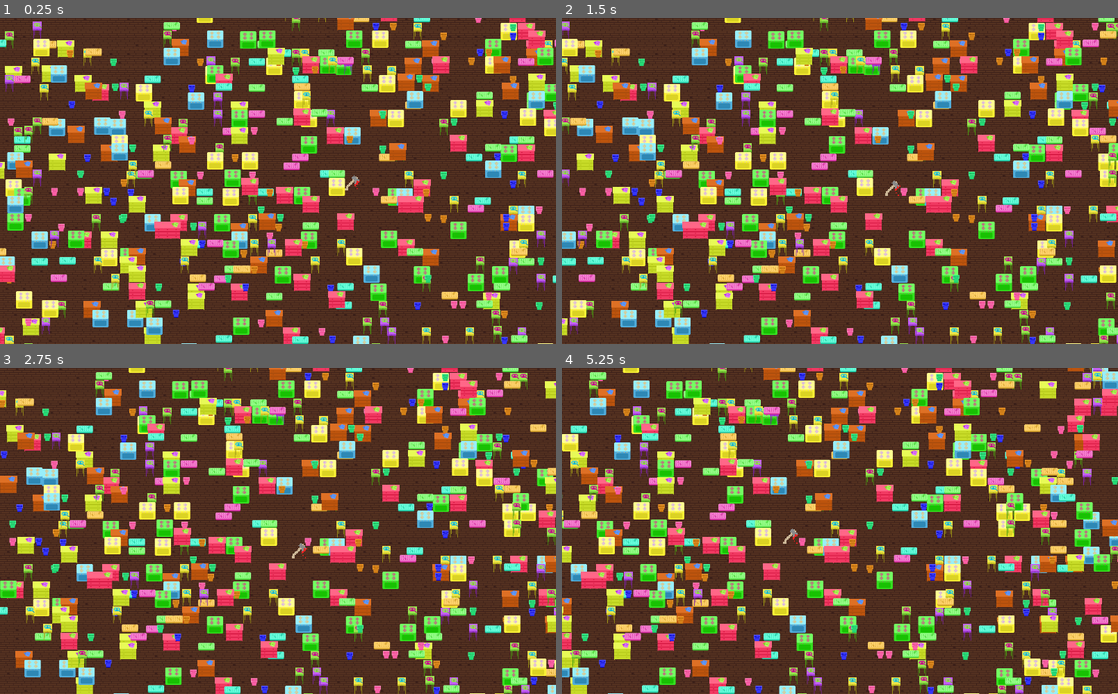
Above: before the commit, frames 1-4 (two rows, left to right).
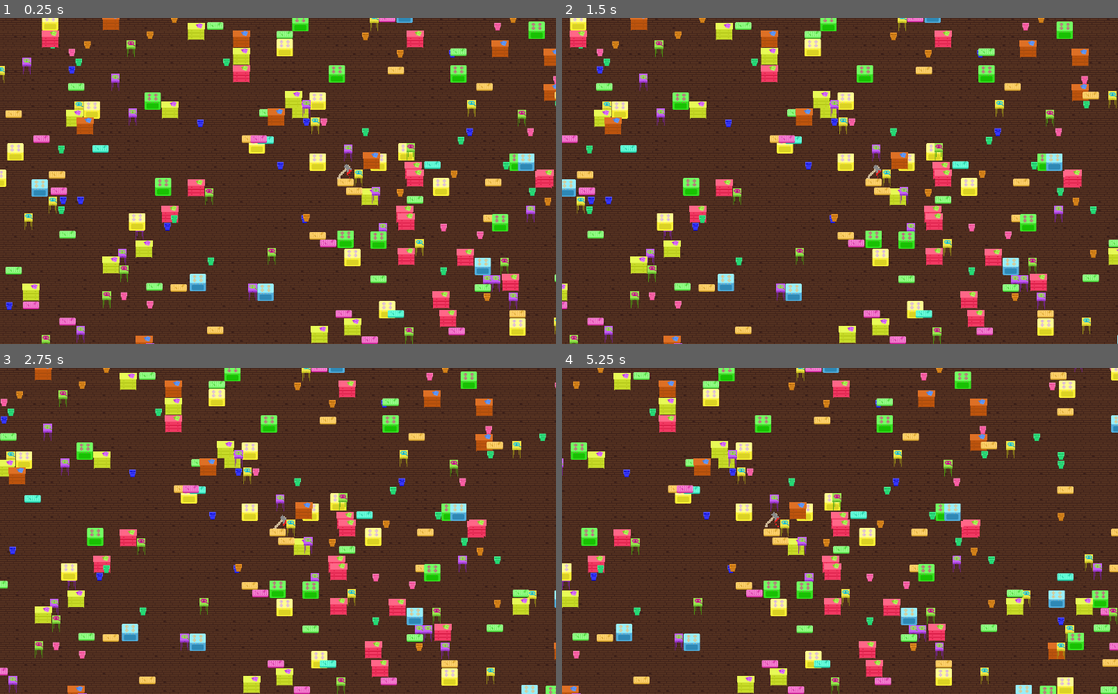
Above: after the commit, the same moments.

Repository: simonmnash/CrimeAndPunishmentTheBookTheGame
Game: Godot game, scene res://GameWorld.tscn
The game is run twice, just before and just after one commit, with the same random seed, the same clock (stepped at 60 frames per second) and the same inputs.
Inputs:
- Up to frame 1 (0.25 s): no input
- Up to frame 2 (1.5 s): hold D (right) 0.53-1.28 s; tap Space (dash) at 0.6, 1.35 s; hold S (down) from 1.28 s (still down)
- Up to frame 3 (2.75 s): release S (down) at 2.03 s; hold D (right) from 2.03 s (still down); tap Space (dash) at 2.1 s
- Up to frame 4 (5.25 s): release D (right) at 2.78 s; hold W (up) 2.78-3.53 s; tap Space (dash) every 0.75 s from 2.85 to 5.1 s; hold A (left) 3.53-5.03 s; hold S (down) from 5.03 s (still down)

The runs differ from the first frame. In frame 1, 43% of the frame differs, in the area x 0-100%, y 0-100%; in frame 2, 43%; in frame 3, 42%; in frame 4, 44%.

Commit message:
change furniture sparsity

Diff:
--- a/TileMaps/Furniture.gd
+++ b/TileMaps/Furniture.gd
@@ -8,5 +8,5 @@
 		for i in range(-500,1000):
 			for j in range(-20,30):
 				# Most tiles shouldn't be furniture.
-				if round(rand_range(0.0, 0.55)) > 0:
+				if round(rand_range(0.0, 0.52)) > 0:
 					set_cell(i, j, randi()%17)
